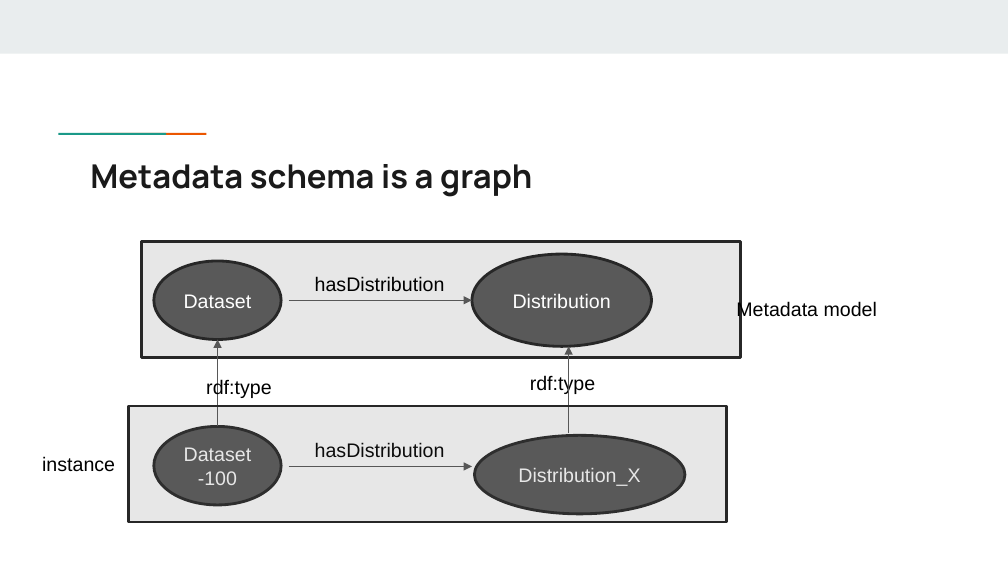
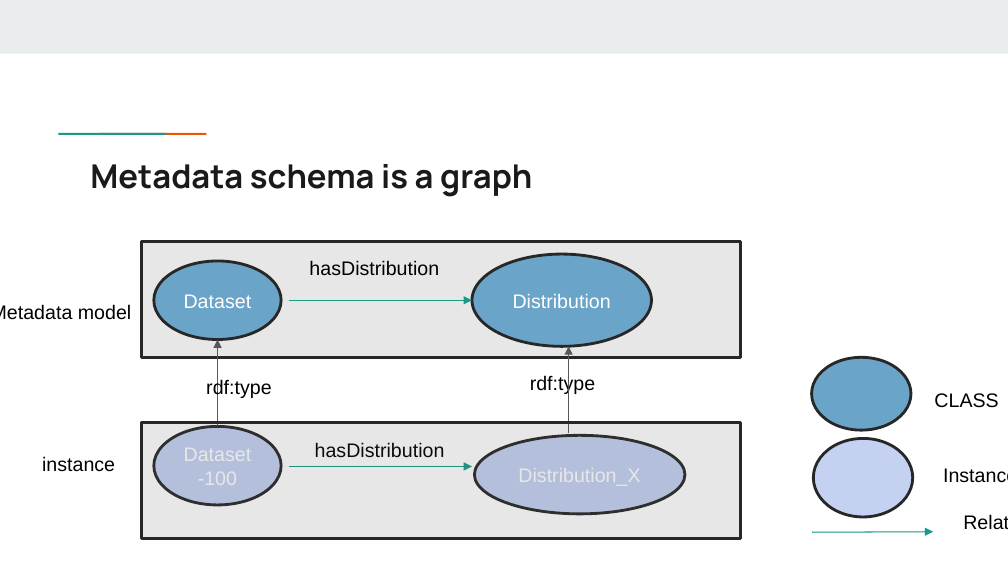
Before and after one commit to Health-RI/health-ri-metadata, a slide deck: slide 6 of Presentations/HRI_Metadata_Schema_ImagingGroup_KickOff (1).pptx. Drawn at 1008x567 pixels with LibreOffice and Linux fonts; fonts in the diff are those of the drawing. Boxes give left, top, right and bottom in pixels: in the first picture for what was removed or moved away, otherwise in the second. Text is boxed around its words. In the diff, an @@ line names an element or a change of style, - is before the commit and + after.

```diff
--- a/Presentations/HRI_Metadata_Schema_ImagingGroup_KickOff (1).pptx
+++ b/Presentations/HRI_Metadata_Schema_ImagingGroup_KickOff (1).pptx
@@ ellipse "Dataset" at (154, 261, 281, 340): fill #595959 to #6AA4C8 @@
@@ text "hasDistribution": place and size @@
-text "hasDistribution" at (315, 276, 445, 292)
+text "hasDistribution" at (309, 260, 439, 276)
@@ ellipse "Distribution" at (472, 254, 651, 347): fill #595959 to #6AA4C8 @@
@@ text "Metadata model" rewrapped from (736, 301, 877, 321) to (0, 304, 131, 320) @@
@@ arrow (288, 300) - (472, 300): stroke #575757 0.75 pt to #1A9988 0.75 pt @@
@@ ellipse added at (811, 357, 911, 429), fill #6AA4C8, outline #272727 2 pt @@
@@ text added at (934, 393, 998, 408), 14 pt, text #000000 @@
+CLASS
@@ rectangle: place and size @@
-rectangle at (128, 406, 727, 522)
+rectangle at (142, 422, 741, 538)
@@ ellipse "Dataset-100" at (154, 426, 281, 505): fill #595959 to #C4D1F1 @@
@@ ellipse "Distribution_X" at (475, 435, 685, 514): fill #595959 to #C4D1F1 @@
@@ ellipse added at (813, 438, 913, 517), fill #C4D1F1, outline #272727 2 pt @@
@@ arrow (288, 467) - (472, 467): stroke #575757 0.75 pt to #1A9988 0.75 pt @@
@@ text added at (943, 468, 1008, 483), 14 pt, text #000000 @@
+Instance
@@ text added at (954, 505, 1008, 539), 14 pt, text #000000 @@
+Relations
@@ arrow added from (812, 532) to (933, 532), #1A9988 0.75 pt @@
```
Also in this commit, not shown: 10 other slides changed, 1 slide removed, 1 other file.
